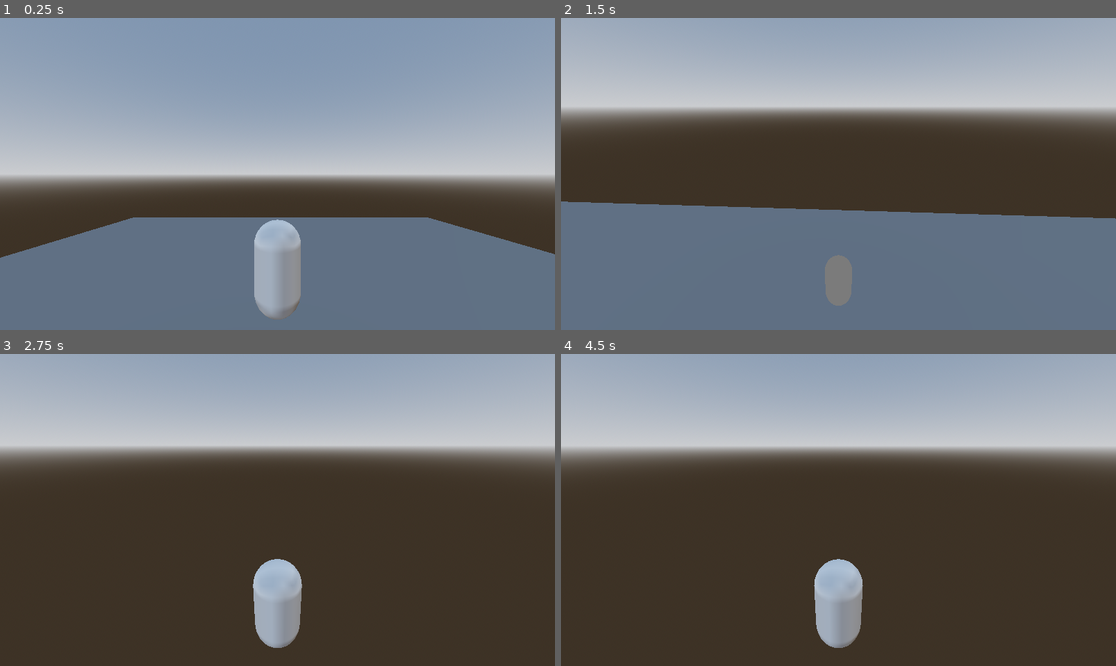
Above: before the commit, frames 1-4 (two rows, left to right).
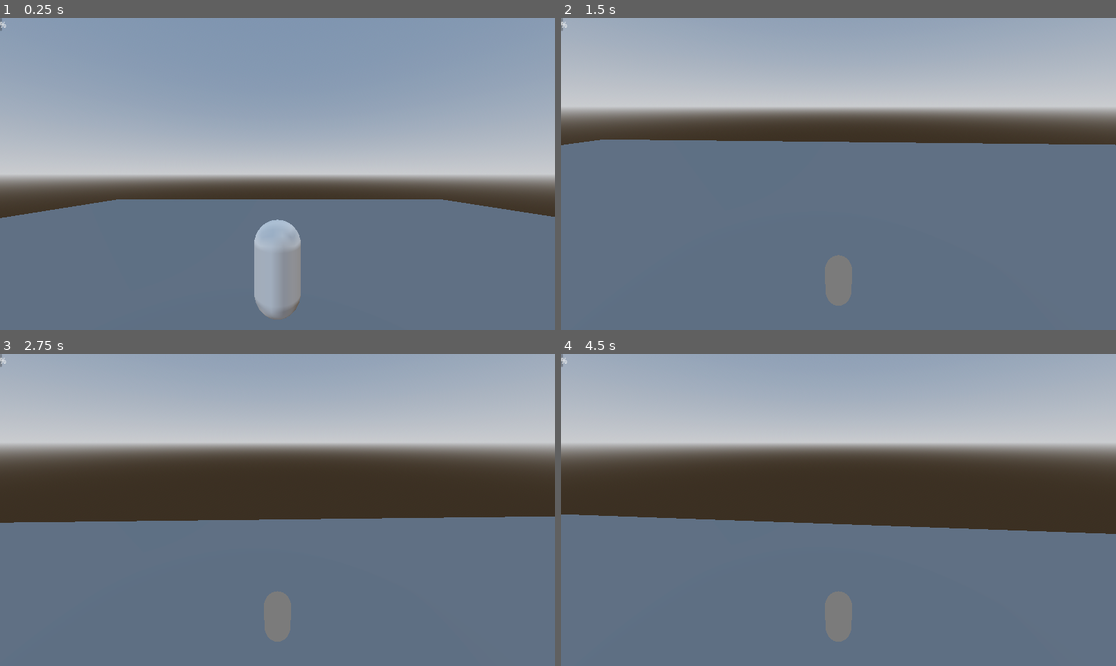
Above: after the commit, the same moments.

Repository: p-rint/Cozy-Fall-Jam
Game: Godot game, scene res://main.tscn
The game is run twice, just before and just after one commit, with the same random seed, the same clock (stepped at 60 frames per second) and the same inputs.
Inputs (mouse positions are in pixels of both pictures, inside the frame that each line leads up to):
- Up to frame 1 (0.25 s): no input
- Up to frame 2 (1.5 s): move the mouse to (866, 174) at 0.52 s; hold E (Dig) 0.53-1.28 s; hold W (Up) from 0.53 s (still down); tap Space (Jump) at 0.77 s; click (866, 174) at 0.8 s; move the mouse to (810, 174) at 1.27 s; click (810, 174) at 1.35 s
- Up to frame 3 (2.75 s): keep holding W (Up); tap Space (Jump) at 1.52 s; tap E (Dig) at 1.55 s; move the mouse to (288, 503) at 2.02 s; hold E (Dig) from 2.03 s (still down); click (288, 503) at 2.3 s
- Up to frame 4 (4.5 s): keep holding W (Up); tap Enter at 2.75 s; move the mouse to (832, 516) at 2.77 s; release E (Dig) at 2.78 s; tap Ctrl (Shift) at 2.85 s; tap Space (Jump) at 3.02, 3.77 s; tap E (Dig) at 3.05 s; move the mouse to (877, 513) at 3.52 s; hold Tab (Tab) 3.53-4.28 s; click (877, 513) at 3.8 s; move the mouse to (794, 506) at 4.27 s; click (794, 506) at 4.35 s

The runs differ from the first frame. In frame 1, 7.5% of the frame differs, in the area x 0-100%, y 0-77%; in frame 2, 22%; in frame 3, 50%, in the area x 0-100%, y 0-100%; in frame 4, 49%.

Commit message:
Finished up game
Final fixes to diggin sys (w borders and no more clipping off map)
Added trees and destroyable gloop
Tried making the colors fall themed (and failed)


This is probably the worst game I've released, and the itch ver is basically unplayable after only seconds. Pretty sad abt it, but I have a lot of work to do now anyways ig

Diff:
--- /dev/null
+++ b/Scenes/goo.tscn
@@ -0,0 +1,33 @@
+[gd_scene load_steps=6 format=3 uid="uid://bb2e3wu7cn63i"]
+
+[ext_resource type="Script" uid="uid://tfvml8crf6k7" path="res://Scripts/goo.gd" id="1_dacqt"]
+
+[sub_resource type="BoxShape3D" id="BoxShape3D_3svq1"]
+
+[sub_resource type="BoxMesh" id="BoxMesh_dacqt"]
+
+[sub_resource type="StandardMaterial3D" id="StandardMaterial3D_dacqt"]
+render_priority = 1
+transparency = 1
+no_depth_test = true
+shading_mode = 0
+stencil_mode = 3
+stencil_flags = 1
+stencil_compare = 5
+metadata/_stencil_owned = true
+
+[sub_resource type="StandardMaterial3D" id="StandardMaterial3D_sid4v"]
+next_pass = SubResource("StandardMaterial3D_dacqt")
+stencil_mode = 2
+stencil_flags = 2
+stencil_color = Color(1, 1, 1, 1)
+
+[node name="Goo" type="Area3D"]
+script = ExtResource("1_dacqt")
+
+[node name="CollisionShape3D" type="CollisionShape3D" parent="."]
+shape = SubResource("BoxShape3D_3svq1")
+
+[node name="MeshInstance3D" type="MeshInstance3D" parent="."]
+mesh = SubResource("BoxMesh_dacqt")
+surface_material_override/0 = SubResource("StandardMaterial3D_sid4v")
--- /dev/null
+++ b/Scenes/tree.tscn
@@ -0,0 +1,83 @@
+[gd_scene load_steps=8 format=3 uid="uid://upbc0qhefa1d"]
+
+[ext_resource type="Script" uid="uid://b62i3f8noywl3" path="res://tree.gd" id="1_0vwjc"]
+
+[sub_resource type="BoxMesh" id="BoxMesh_0vwjc"]
+size = Vector3(1, 4, 1)
+
+[sub_resource type="Shader" id="Shader_0vwjc"]
+code = "shader_type spatial;
+
+uniform float i : hint_range(0.0, 1.0, 0.1);
+
+uniform vec3 dark : source_color;
+uniform vec3 bright : source_color;
+
+void vertex() {
+	// Called for every vertex the material is visible on.
+}
+
+void fragment() {
+	ALBEDO = mix(dark,bright,i);
+
+}
+
+//void light() {
+//	// Called for every pixel for every light affecting the material.
+//	// Uncomment to replace the default light processing function with this one.
+//}
+"
+
+[sub_resource type="ShaderMaterial" id="ShaderMaterial_rsuno"]
+render_priority = 0
+shader = SubResource("Shader_0vwjc")
+shader_parameter/i = 0.0
+shader_parameter/dark = Color(0.6008768, 0.15770143, 0.44150802, 1)
+shader_parameter/bright = Color(0.99999994, 0.54828656, 0.2510329, 1)
+
+[sub_resource type="BoxMesh" id="BoxMesh_rsuno"]
+size = Vector3(5, 2, 5)
+
+[sub_resource type="Shader" id="Shader_l7sa7"]
+code = "shader_type spatial;
+
+uniform float i : hint_range(0.0, 1.0, 0.1);
+
+uniform vec3 dark : source_color;
+uniform vec3 bright : source_color;
+
+void vertex() {
+	// Called for every vertex the material is visible on.
+}
+
+void fragment() {
+	ALBEDO = mix(dark,bright,i);
+
+}
+
+//void light() {
+//	// Called for every pixel for every light affecting the material.
+//	// Uncomment to replace the default light processing function with this one.
+//}
+"
+
+[sub_resource type="ShaderMaterial" id="ShaderMaterial_l3oha"]
+render_priority = 0
+shader = SubResource("Shader_l7sa7")
+shader_parameter/i = 0.0
+shader_parameter/dark = Color(0.78734887, 0.33337912, 0.58496857, 1)
+shader_parameter/bright = Color(2.8990784, 0.9936094, 0, 1)
+
+[node name="Tree" type="Node3D"]
+script = ExtResource("1_0vwjc")
+
+[node name="MeshInstance3D" type="MeshInstance3D" parent="."]
+transform = Transform3D(1, 0, 0, 0, 1, 0, 0, 0, 1, 0, 2, 0)
+mesh = SubResource("BoxMesh_0vwjc")
+surface_material_override/0 = SubResource("ShaderMaterial_rsuno")
+
+[node name="MeshInstance3D2" type="MeshInstance3D" parent="MeshInstance3D"]
+transform = Transform3D(1, 0, 0, 0, 1, 0, 0, 0, 1, 0, 2, 0)
+mesh = SubResource("BoxMesh_rsuno")
+skeleton = NodePath("../..")
+surface_material_override/0 = SubResource("ShaderMaterial_l3oha")
--- /dev/null
+++ b/Scenes/walls.tscn
@@ -0,0 +1,20 @@
+[gd_scene format=3 uid="uid://06rhatk28n3g"]
+
+[node name="Walls" type="CSGCombiner3D"]
+use_collision = true
+
+[node name="Wall1" type="CSGBox3D" parent="."]
+transform = Transform3D(1, 0, 0, 0, 1, 0, 0, 0, 0.09999999, 0, 9.048105, 0.5)
+layers = 3
+
+[node name="Wall2" type="CSGBox3D" parent="."]
+transform = Transform3D(1, 0, 0, 0, 1, 0, 0, 0, 0.09999999, 0, 9.047772, -0.5)
+layers = 3
+
+[node name="Wall3" type="CSGBox3D" parent="."]
+transform = Transform3D(0.099999994, 0, 0, 0, 1, 0, 0, 0, 1, -0.5, 9.047772, 0)
+layers = 3
+
+[node name="Wall4" type="CSGBox3D" parent="."]
+transform = Transform3D(0.099999994, 0, 0, 0, 1, 0, 0, 0, 1, 0.5, 9.047772, 0)
+layers = 3
--- /dev/null
+++ b/Scripts/goo.gd
@@ -0,0 +1,24 @@
+extends Area3D
+
+@onready var health = 3
+
+# Called when the node enters the scene tree for the first time.
+func _ready() -> void:
+	pass # Replace with function body.
+
+
+# Called every frame. 'delta' is the elapsed time since the previous frame.
+func _process(delta: float) -> void:
+
+	var targetSize = .4 + (health * .4)
+
+	scale = scale.lerp(Vector3(targetSize,targetSize,targetSize), delta * 10)
+
+	if health <= 0:
+		queue_free()
+
+func damage(dmg : float):
+	health -= dmg
+	scale /= 2.0
+	print("ow")
+	get_parent().curGoo -= dmg
--- /dev/null
+++ b/Scripts/hitbox.gd
@@ -0,0 +1,23 @@
+extends Area3D
+
+
+# Called when the node enters the scene tree for the first time.
+func _ready() -> void:
+	pass # Replace with function body.
+
+
+# Called every frame. 'delta' is the elapsed time since the previous frame.
+func _process(delta: float) -> void:
+	pass
+
+
+func _on_area_entered(area: Area3D) -> void:
+	if area.has_method("damage"):
+		area.damage(1)
+
+func on():
+	monitoring = true
+	$Timer.start(.1)
+
+func _on_timer_timeout() -> void:
+	monitoring = false
--- /dev/null
+++ b/Scripts/tree.gdshader
@@ -0,0 +1,20 @@
+shader_type spatial;
+
+uniform float i : hint_range(0.0, 1.0, 0.1);
+
+uniform vec3 dark : source_color;
+uniform vec3 bright : source_color;
+
+void vertex() {
+	// Called for every vertex the material is visible on.
+}
+
+void fragment() {
+	ALBEDO = mix(dark,bright,i);
+
+}
+
+//void light() {
+//	// Called for every pixel for every light affecting the material.
+//	// Uncomment to replace the default light processing function with this one.
+//}
--- a/main.tscn
+++ b/main.tscn
@@ -1,8 +1,9 @@
-[gd_scene load_steps=11 format=3 uid="uid://bblxwni0bdx7x"]
+[gd_scene load_steps=14 format=3 uid="uid://bblxwni0bdx7x"]
 
-[ext_resource type="Script" uid="uid://belk56tpd44ds" path="res://floor.gd" id="1_h2yge"]
 [ext_resource type="Script" uid="uid://cbuaqpujn36eq" path="res://player.gd" id="1_ig7tw"]
 [ext_resource type="Script" uid="uid://cy0jaqjeo6k57" path="res://cam_pivot.gd" id="2_0xm2m"]
+[ext_resource type="Script" uid="uid://c2kxheoq5j2s" path="res://Scripts/hitbox.gd" id="3_h2yge"]
+[ext_resource type="Script" uid="uid://ewdje6luf8qw" path="res://trees.gd" id="4_1bvp3"]
 
 [sub_resource type="ProceduralSkyMaterial" id="ProceduralSkyMaterial_0xm2m"]
 sky_horizon_color = Color(0.66224277, 0.6717428, 0.6867428, 1)
@@ -15,6 +16,9 @@
 background_mode = 2
 sky = SubResource("Sky_h2yge")
 tonemap_mode = 2
+glow_enabled = true
+
+[sub_resource type="BoxShape3D" id="BoxShape3D_1bvp3"]
 
 [sub_resource type="CapsuleMesh" id="CapsuleMesh_0xm2m"]
 
@@ -35,6 +39,8 @@
 stencil_flags = 2
 stencil_color = Color(0.37602848, 0.37602848, 0.37602845, 1)
 
+[sub_resource type="BoxShape3D" id="BoxShape3D_h2yge"]
+
 [sub_resource type="CapsuleShape3D" id="CapsuleShape3D_h2yge"]
 
 [node name="Main" type="Node3D"]
@@ -44,15 +50,32 @@
 
 [node name="Floor" type="CSGCombiner3D" parent="."]
 use_collision = true
-script = ExtResource("1_h2yge")
 
 [node name="CSGBox3D" type="CSGBox3D" parent="Floor"]
-transform = Transform3D(30, 0, 0, 0, 10, 0, 0, 0, 30, 0, -5.505214, 0)
+transform = Transform3D(50, 0, 0, 0, 30, 0, 0, 0, 50, 0, -15, 0)
 
 [node name="Union" type="CSGBox3D" parent="Floor/CSGBox3D"]
 transform = Transform3D(0.9800001, 0, 0, 0, 0.98, 0, 0, 0, 0.9800001, 0, 0, 0)
-layers = 2
 operation = 2
+
+[node name="Walls" type="StaticBody3D" parent="Floor/CSGBox3D"]
+transform = Transform3D(1, 0, 0, 0, 1, 0, 0, 0, 1, 0, 0.29999998, 0)
+
+[node name="Wall1" type="CollisionShape3D" parent="Floor/CSGBox3D/Walls"]
+transform = Transform3D(0.099999994, 0, 0, 0, 1, 0, 0, 0, 1, 0.5, 0, 0)
+shape = SubResource("BoxShape3D_1bvp3")
+
+[node name="Wall3" type="CollisionShape3D" parent="Floor/CSGBox3D/Walls"]
+transform = Transform3D(0.099999994, 0, 0, 0, 1, 0, 0, 0, 1, -0.5, 0, 0)
+shape = SubResource("BoxShape3D_1bvp3")
+
+[node name="Wall2" type="CollisionShape3D" parent="Floor/CSGBox3D/Walls"]
+transform = Transform3D(1, 0, 0, 0, 1, 0, 0, 0, 0.1, 0, 0, 0.5)
+shape = SubResource("BoxShape3D_1bvp3")
+
+[node name="Wall4" type="CollisionShape3D" parent="Floor/CSGBox3D/Walls"]
+transform = Transform3D(1, 0, 0, 0, 1, 0, 0, 0, 0.1, 0, 0, -0.5)
+shape = SubResource("BoxShape3D_1bvp3")
 
 [node name="Player" type="CharacterBody3D" parent="."]
 transform = Transform3D(1, 0, 0, 0, 1, 0, 0, 0, 1, -0.3216083, 2.210042, 0)
@@ -63,6 +86,17 @@
 [node name="MeshInstance3D" type="MeshInstance3D" parent="Player/Character"]
 mesh = SubResource("CapsuleMesh_0xm2m")
 surface_material_override/0 = SubResource("StandardMaterial3D_h2yge")
+
+[node name="Hitbox" type="Area3D" parent="Player/Character"]
+monitoring = false
+script = ExtResource("3_h2yge")
+
+[node name="CollisionShape3D" type="CollisionShape3D" parent="Player/Character/Hitbox"]
+transform = Transform3D(5, 0, 0, 0, 5, 0, 0, 0, 5, 0, 0, -2.1963105)
+shape = SubResource("BoxShape3D_h2yge")
+
+[node name="Timer" type="Timer" parent="Player/Character/Hitbox"]
+one_shot = true
 
 [node name="CamPivot" type="Node3D" parent="Player"]
 script = ExtResource("2_0xm2m")
@@ -82,3 +116,24 @@
 
 [node name="DigDebounce" type="Timer" parent="Player/Timers"]
 one_shot = true
+
+[node name="Trees" type="Node3D" parent="."]
+script = ExtResource("4_1bvp3")
+
+[node name="GameStuff" type="Node" parent="."]
+
+[node name="Timers" type="Node" parent="GameStuff"]
+
+[node name="TreeSpawnTime" type="Timer" parent="GameStuff/Timers"]
+autostart = true
+
+[node name="CanvasLayer" type="CanvasLayer" parent="."]
+
+[node name="ProgressBar" type="ProgressBar" parent="CanvasLayer"]
+offset_right = 4.0
+offset_bottom = 27.0
+
+[connection signal="area_entered" from="Player/Character/Hitbox" to="Floor" method="_on_hitbox_area_entered"]
+[connection signal="area_entered" from="Player/Character/Hitbox" to="Player/Character/Hitbox" method="_on_area_entered"]
+[connection signal="timeout" from="Player/Character/Hitbox/Timer" to="Player/Character/Hitbox" method="_on_timer_timeout"]
+[connection signal="timeout" from="GameStuff/Timers/TreeSpawnTime" to="Trees" method="_on_tree_spawn_time_timeout"]
--- a/player.gd
+++ b/player.gd
@@ -40,7 +40,7 @@
 		targetRot = atan2(-direction.x, -direction.z)
 	else:
 		if is_on_floor():
-			velocity = lerp(velocity, Vector3.ZERO + Vector3(0,velocity.y,0), 8 * dt)
+			velocity = lerp(velocity, Vector3.ZERO + Vector3(0,velocity.y,0), 10 * dt)
 
 func dig():
 
@@ -52,19 +52,25 @@
 
 		targetRot = atan2(-direction.x, -direction.z)
 	else:
-		velocity = lerp(velocity, Vector3.ZERO, 5 * dt)
+		velocity = lerp(velocity, Vector3.ZERO, 9 * dt)
 
 	velocity.y = lerp(velocity.y, yInpDir * YDIGSPEED, 3 * dt)
 
 
 func _physics_process(delta: float) -> void:
+
+
 	dt = delta
 	camForw = flatten($CamPivot.basis.z)
 	runInputs()
 
 	runCurState()
 
+
 	move_and_slide()
+
+	if position.y < -3 and velocity.y < 0:
+		position.y = -3
 	checkLife()
 
 
@@ -72,14 +78,13 @@
 
 func stateMOVE():
 	addGravity()
-	print("mov")
 	drillcast.hit_back_faces = true
 	drillcast.hit_from_inside = false
 
-	set_collision_layer_value(1, true)
-	set_collision_mask_value(1, true)
-	set_collision_layer_value(2, false)
-	set_collision_mask_value(2, false)
+	#set_collision_layer_value(1, true)
+	#set_collision_mask_value(1, true)
+	#set_collision_layer_value(2, false)
+	#set_collision_mask_value(2, false)
 
 	drillcast.target_position = velocity.normalized() * 1.5
 
@@ -88,16 +93,17 @@
 
 func stateDIG():
 	dig()
-	print("dig")
 	drillcast.hit_back_faces = false
 	drillcast.hit_from_inside = false
-	drillcast.target_position = velocity.normalized() * 1.5
+	#drillcast.target_position = velocity.normalized() * 1.5
+	drillcast.target_position =Vector3(0,1.1,0)
+
 	#print(drillcast.target_position)
 
-	set_collision_layer_value(1, false)
-	set_collision_mask_value(1, false)
-	set_collision_layer_value(2, true)
-	set_collision_mask_value(2, true)
+	#set_collision_layer_value(1, false)
+	#set_collision_mask_value(1, false)
+	#set_collision_layer_value(2, true)
+	#set_collision_mask_value(2, true)
 
 
 	if drillcast.is_colliding() and dig_debounce.is_stopped():
@@ -131,8 +137,8 @@
 	if Input.is_action_just_pressed("Jump") and is_on_floor():
 		jump()
 
-	if Input.is_action_just_pressed("Attack") and is_on_floor():
-		pass
+	if Input.is_action_just_pressed("Attack"):
+		attack()
 
 	if Input.is_action_pressed("Dig") or Input.is_action_pressed("Shift"):
 		drop()
@@ -166,12 +172,27 @@
 
 func startDig():
 	var toPoint = position - drillcast.get_collision_point()
+	position += -drillcast.get_collision_normal() * 2
 	velocity = -drillcast.get_collision_normal() * 40
 	state = states.DIGGING
 	isDropping = false
 	print("Start digging!")
 	dig_debounce.start(.3)
 
+
+
+
+func attack():
+	if state == states.DIGGING:
+		#print("wack")
+		$Character/Hitbox.on()
+	else:
+		pass
+		#print("play overground hit anim")
+
+
+
+
 func checkLife() -> void:
 	if position.y < -15:
 		get_tree().change_scene_to_file("res://main.tscn")
--- a/project.godot
+++ b/project.godot
@@ -64,8 +64,14 @@
 , Object(InputEventKey,"resource_local_to_scene":false,"resource_name":"","device":-1,"window_id":0,"alt_pressed":false …(186 unchanged characters)…
 ]
 }
+Attack={
+"deadzone": 0.2,
+"events": [Object(InputEventMouseButton,"resource_local_to_scene":false,"resource_name":"","device":-1,"window_id":0,"alt_pressed":false,"shift_pressed":false,"ctrl_pressed":false,"meta_pressed":false,"button_mask":1,"position":Vector2(950, 25),"global_position":Vector2(969, 121),"factor":1.0,"button_index":1,"canceled":false,"pressed":true,"double_click":false,"script":null)
+]
+}
 
 [rendering]
 
 renderer/rendering_method="gl_compatibility"
 renderer/rendering_method.mobile="gl_compatibility"
+textures/vram_compression/import_etc2_astc=true
--- /dev/null
+++ b/tree.gd
@@ -0,0 +1,30 @@
+extends Node3D
+
+const GOO = preload("uid://bb2e3wu7cn63i")
+
+var totalGoo = 9
+
+var curGoo = 9
+
+# Called when the node enters the scene tree for the first time.
+func _ready() -> void:
+	spawnGoo()
+
+
+# Called every frame. 'delta' is the elapsed time since the previous frame.
+func _process(delta: float) -> void:
+	pass
+	#$MeshInstance3D.set_instance_shader_parameter("i", (9-curGoo)/9)
+	#$MeshInstance3D/MeshInstance3D2.get_surface_override_material(0).set_shader_parameter("i", (9-curGoo)/9)
+	if curGoo <= 0:
+		queue_free()
+
+
+func spawnGoo():
+	for i in 3:
+		var new = GOO.instantiate()
+		new.position = Vector3(randi_range(-5,5), -3, randi_range(-5,5))
+		add_child(new)
+
+	#curGoo = totalGoo
+	#print(totalGoo)
--- /dev/null
+++ b/trees.gd
@@ -0,0 +1,27 @@
+extends Node3D
+
+const TREE = preload("uid://upbc0qhefa1d")
+
+
+
+# Called when the node enters the scene tree for the first time.
+func _ready() -> void:
+	pass # Replace with function body.
+
+
+# Called every frame. 'delta' is the elapsed time since the previous frame.
+func _process(delta: float) -> void:
+	pass
+
+
+func spawnTree():
+	var new : Node3D = TREE.instantiate()
+	new.position = Vector3(randf_range(-20,20), 0, randf_range(-20,20))
+	add_child(new)
+
+
+func _on_tree_spawn_time_timeout() -> void:
+
+	if get_children().size() < 5:
+		spawnTree()
+		print("y")
Not shown, added: Scripts/goo.gd.uid
Not shown, added: Scripts/hitbox.gd.uid
Not shown, added: Scripts/tree.gdshader.uid
Not shown, added: export_presets.cfg
Not shown, added: tree.gd.uid
Not shown, added: trees.gd.uid
